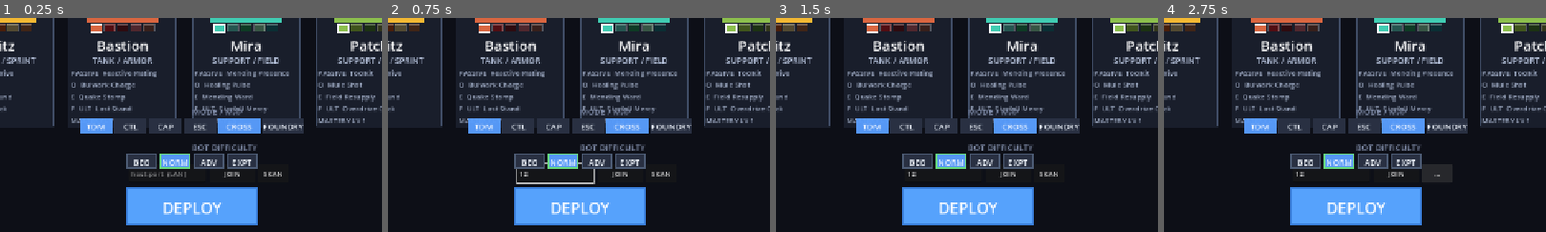
Above: before the commit, frames 1-4 (left to right).
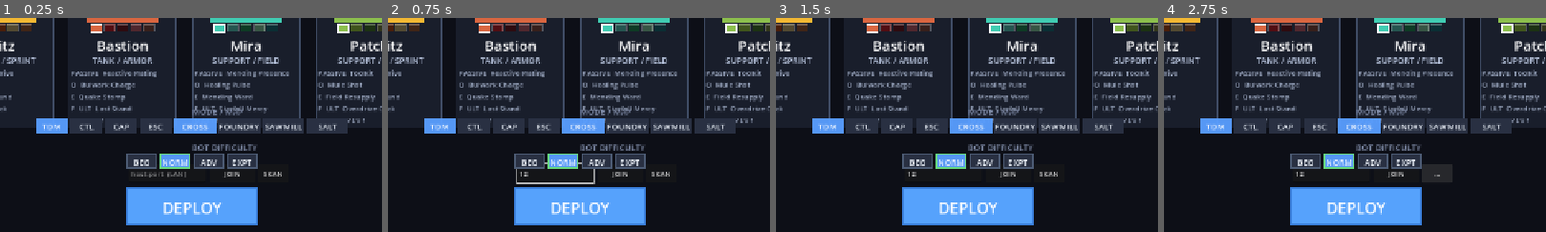
Above: after the commit, the same moments.

Repository: skyvanguard/hero-arena
Game: Godot game, scene res://main.tscn
The game is run twice, just before and just after one commit, with the same random seed, the same clock (stepped at 60 frames per second) and the same inputs.
Inputs (mouse positions are % of the whole screen's width and height, from its top left):
- Up to frame 1 (0.25 s): no input
- Up to frame 2 (0.75 s): click (47, 80) at 0.52 s; type "12" at 0.6 s
- Up to frame 3 (1.5 s): click "PLAY" at 1.25 s
- Up to frame 4 (2.75 s): click "SCAN" at 2 s
The pictures show only the part of the screen within x 25-75%, y 44-94%; the shares and areas given below are measured in that part.

The runs differ from the first frame. In frame 1, 4.0% of the frame differs, in the area x 9-91%, y 46-55%; in frame 2, 4.0%; in frame 3, 4.0%; in frame 4, 4.0%.

Commit message:
feat: map pool to four - The Sawmill + Saltline
- content/maps/sawmill.tres: 48 m flanking-corridor layout (raised
  central ridge with two ramps, wall-lined lanes, crate chokes)
- content/maps/saltline.tres: 56 m open-field layout (two elevated
  corner platforms with 4 ramps, sparse mid cover, platform potions)
- MapRegistry.ids() lists all four; every consumer (hero-select
  picker, map vote, host) is already registry-driven
- Pure D18 data: no per-map code

Diff:
--- /dev/null
+++ b/game/content/maps/saltline.tres
@@ -0,0 +1,18 @@
+[gd_resource type="Resource" script_class="Map" load_steps=2 format=3]
+
+[ext_resource type="Script" path="res://gameplay/maps/map.gd" id="1"]
+
+[resource]
+script = ExtResource("1")
+map_id = "saltline"
+display_name = "Saltline"
+short_name = "SALT"
+size = 56.0
+spawn_team0 = Array[Vector3]([Vector3(-20, 0.9, -10), Vector3(-20, 0.9, 0), Vector3(-20, 0.9, 10)])
+spawn_team1 = Array[Vector3]([Vector3(20, 0.9, -10), Vector3(20, 0.9, 0), Vector3(20, 0.9, 10)])
+boxes = Array[Vector3]([Vector3(-14, 1.5, -14), Vector3(14, 1.5, 14), Vector3(0, 0.6, -8), Vector3(0, 0.6, 8)])
+box_sizes = Array[Vector3]([Vector3(10, 0.3, 10), Vector3(10, 0.3, 10), Vector3(5, 1.2, 0.5), Vector3(5, 1.2, 0.5)])
+crates = Array[Vector3]([Vector3(10, 0.5, 10), Vector3(-10, 0.5, -10), Vector3(10, 0.5, -10), Vector3(-10, 0.5, 10)])
+ramps = Array[Vector3]([Vector3(-14, 0.75, -6.5), Vector3(-14, 0.75, -21.5), Vector3(14, 0.75, 6.5), Vector3(14, 0.75, 21.5)])
+ramp_lengths = Array[float]([3.5, 3.5, 3.5, 3.5])
+potions = Array[Vector3]([Vector3(8, 0.4, 0), Vector3(-8, 0.4, 0), Vector3(-14, 2.05, -14), Vector3(14, 2.05, 14)])
--- /dev/null
+++ b/game/content/maps/sawmill.tres
@@ -0,0 +1,18 @@
+[gd_resource type="Resource" script_class="Map" load_steps=2 format=3]
+
+[ext_resource type="Script" path="res://gameplay/maps/map.gd" id="1"]
+
+[resource]
+script = ExtResource("1")
+map_id = "sawmill"
+display_name = "The Sawmill"
+short_name = "SAWMILL"
+size = 48.0
+spawn_team0 = Array[Vector3]([Vector3(-17, 0.9, -8), Vector3(-17, 0.9, 0), Vector3(-17, 0.9, 8)])
+spawn_team1 = Array[Vector3]([Vector3(17, 0.9, -8), Vector3(17, 0.9, 0), Vector3(17, 0.9, 8)])
+boxes = Array[Vector3]([Vector3(0, 1.5, 0), Vector3(6, 0.6, 10), Vector3(-6, 0.6, 10), Vector3(6, 0.6, -10), Vector3(-6, 0.6, -10)])
+box_sizes = Array[Vector3]([Vector3(22, 0.3, 6), Vector3(6, 1.2, 0.5), Vector3(6, 1.2, 0.5), Vector3(6, 1.2, 0.5), Vector3(6, 1.2, 0.5)])
+crates = Array[Vector3]([Vector3(14, 0.5, 10), Vector3(-14, 0.5, 10), Vector3(14, 0.5, -10), Vector3(-14, 0.5, -10), Vector3(0, 0.5, 14), Vector3(0, 0.5, -14), Vector3(-17, 0.5, 4), Vector3(17, 0.5, -4)])
+ramps = Array[Vector3]([Vector3(6, 0.75, 4.7), Vector3(-6, 0.75, -4.7)])
+ramp_lengths = Array[float]([3.5, 3.5])
+potions = Array[Vector3]([Vector3(16, 0.4, 14), Vector3(-16, 0.4, -14), Vector3(16, 0.4, -14), Vector3(-16, 0.4, 14)])
--- a/game/gameplay/maps/map_registry.gd
+++ b/game/gameplay/maps/map_registry.gd
@@ -6,7 +6,7 @@
 const DIR := "res://content/maps/"
 
 static func ids() -> Array:
-	return ["crossdocks", "foundry"]
+	return ["crossdocks", "foundry", "sawmill", "saltline"]
 
 static func get_map(id: String) -> Map:
 	var mid := id if id != "" else DEFAULT_ID
--- a/game/gameplay/modes/arena.gd
+++ b/game/gameplay/modes/arena.gd
@@ -2,9 +2,11 @@
 extends RefCounted
 ## Data-driven arena (Phase 6, D18): geometry comes from a Map Resource
 ## (content/maps/*.tres) — lanes, cover, verticality, potions, spawns are
-## all @exports, so a new map is a data file, not a code change. Two maps
-## ship: Crossdocks (44 m, the Phase 1 placeholder layout, renamed) and
-## The Foundry (52 m, center core ring). Original geometry only.
+## all @exports, so a new map is a data file, not a code change. Four maps
+## ship: Crossdocks (44 m, the Phase 1 placeholder layout, renamed), The
+## Foundry (52 m, center core ring), The Sawmill (48 m, flanking corridors
+## around a raised central ridge) and Saltline (56 m, open field with two
+## elevated corners and long sightlines). Original geometry only.
 ## build(world) with no map uses the default map (regression-safe).
 
 const SIZE := 44.0  # legacy fallback size (pre-D18 hardcoded layout)
